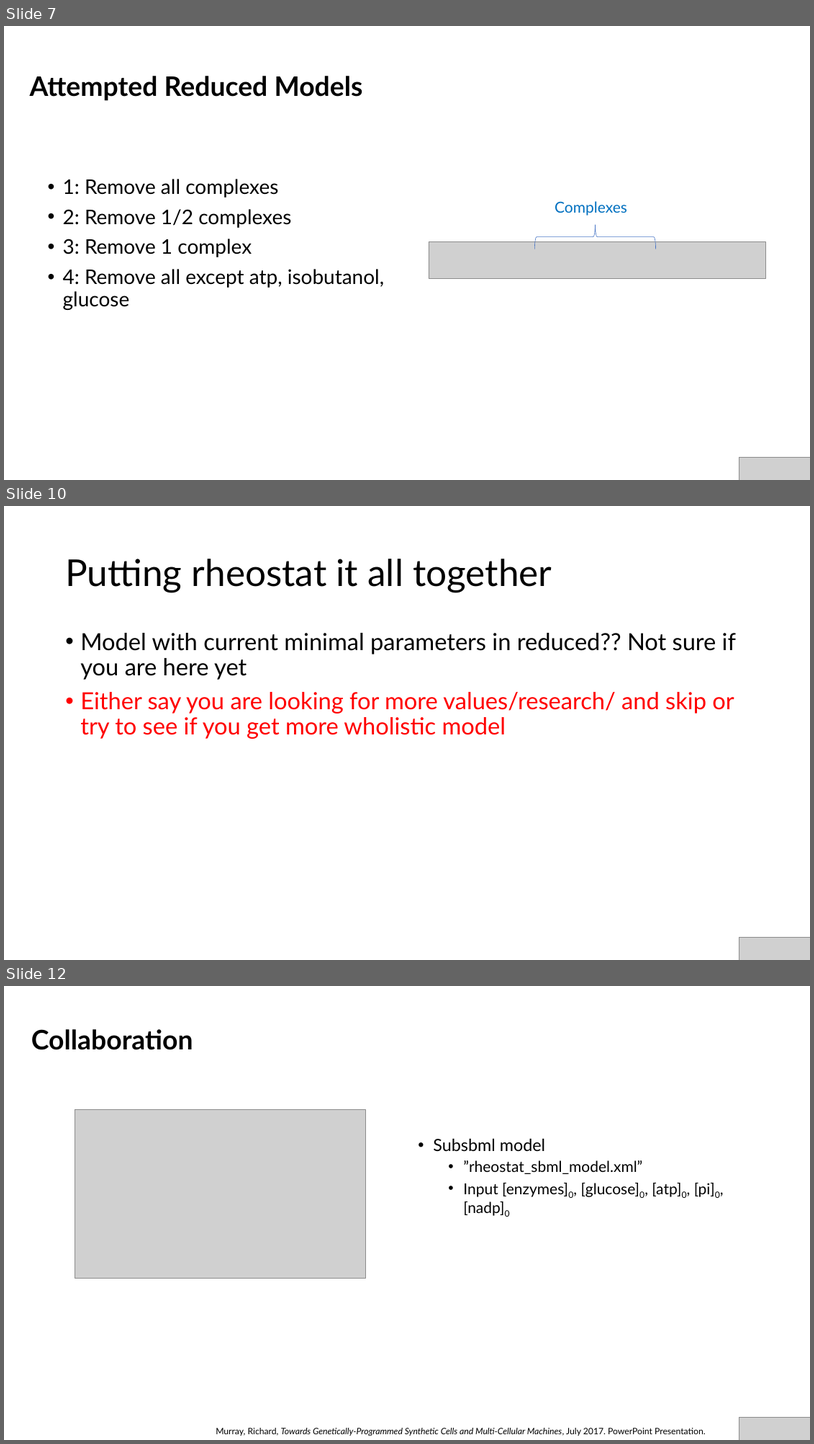
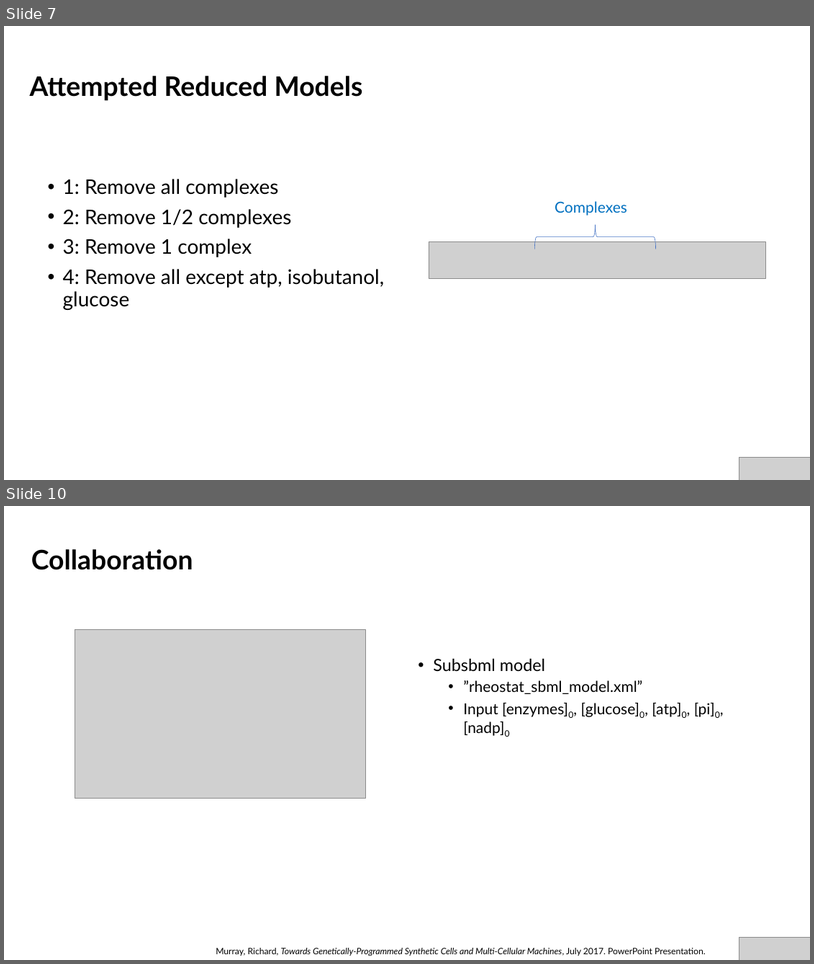
Before and after one commit to AnkitaRoychoudhury/ug_murray, a slide deck: miscellaneous/presentations/20200715_syncell_mtg.pptx. Shown one above the other, each under a label of ours: slides 7, 10 and 12 before the commit, slides 7 and 10 after it; the slides between them are not shown. The pictures are 814x1444 and 814x964 pixels, drawn with LibreOffice and Linux fonts; fonts in the diff are those of the drawing; grey boxes stand for pictures. Boxes give left, top, right and bottom in pixels: in the first picture for what was removed or moved away, otherwise in the second. Text is boxed around its words. In the diff, an @@ line names an element or a change of style, - is before the commit and + after.

```diff
--- a/miscellaneous/presentations/20200715_syncell_mtg.pptx
+++ b/miscellaneous/presentations/20200715_syncell_mtg.pptx
@@ slide 10 removed at (4, 506, 810, 960), background #FFFFFF @@
@@ title removed at (65, 559, 552, 592) @@
-Putting rheostat it all together
@@ text removed at (80, 633, 736, 739) @@
-• Model with current minimal parameters in reduced?? Not sure if you are here yet
-• Either say you are looking for more values/research/ and skip or try to see if you get more wholistic model
@@ picture removed at (740, 937, 810, 960) @@
@@ what was slide 12 is now slide 10 @@
```
Also in this commit, not shown: 5 slides changed, 1 slide added, 1 other slide removed, 11 other files.
